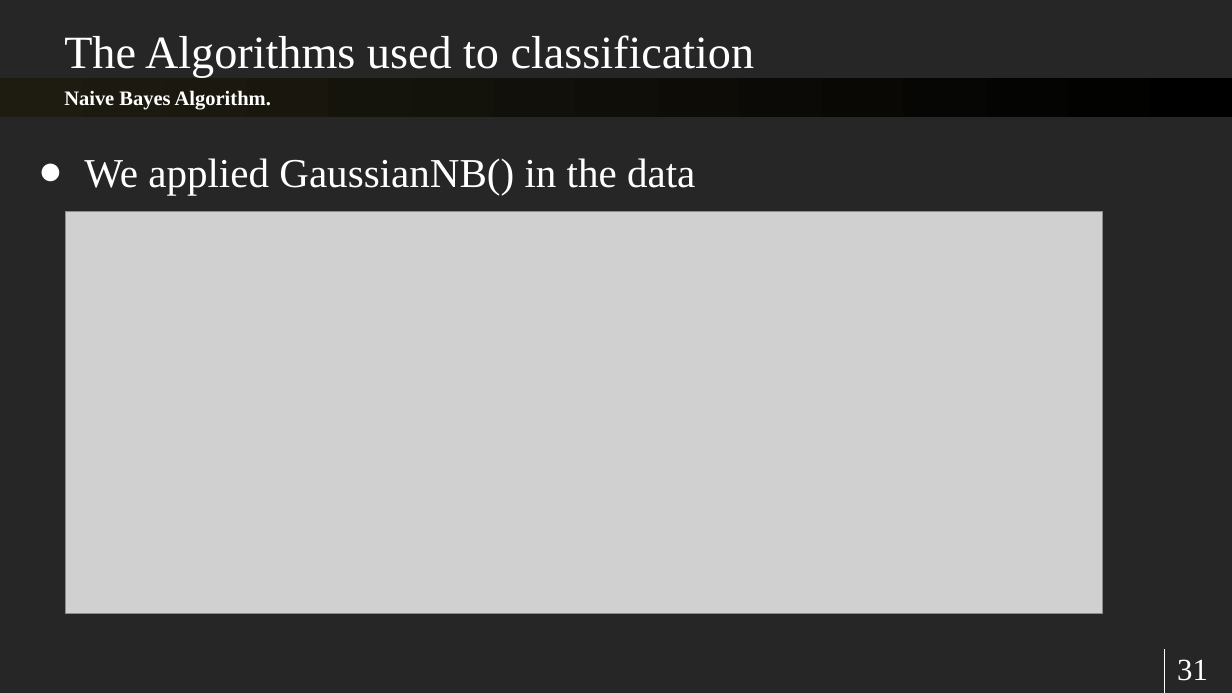
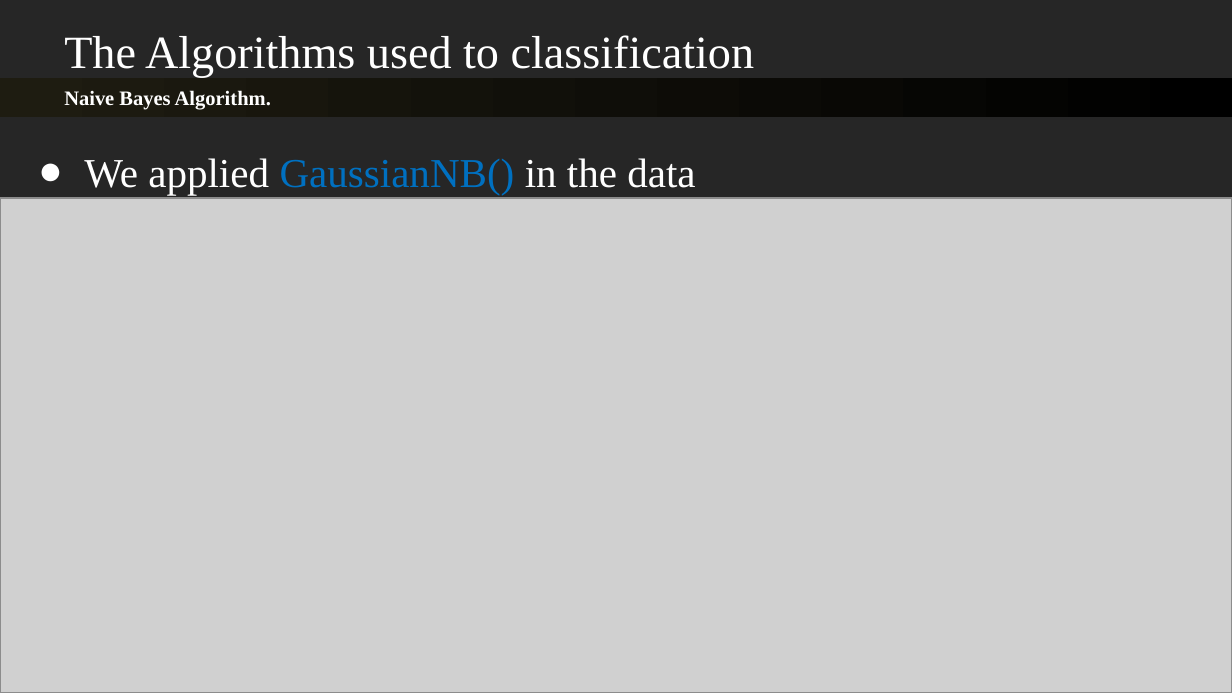
Before and after one commit to sherifRoshdy/Machine-learning-project, a slide deck: slide 30 of Presentation/final ml.pptx (slide 31 before the commit). Drawn at 1232x693 pixels with LibreOffice and Linux fonts; fonts in the diff are those of the drawing; grey boxes stand for pictures. Boxes give left, top, right and bottom in pixels: in the first picture for what was removed or moved away, otherwise in the second. Text is boxed around its words. In the diff, an @@ line names an element or a change of style, - is before the commit and + after.

```diff
--- a/Presentation/final ml.pptx
+++ b/Presentation/final ml.pptx
@@ text "We applied GaussianNB() in the ..." at [84,158,695,194]: text colour #FFFFFF to #0070C0 in "GaussianNB()" @@
@@ picture: place and size @@
-picture at [65,212,1101,614]
+picture at [0,198,1232,693]
@@ page number removed at [1177,659,1208,681] @@
-31
```
Also in this commit, not shown: 15 other slides changed, 2 slides added, 2 slides removed, 1 other file.
